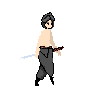
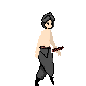
Before/after of a 86 x 86 layered artwork. What changed in the layer stack:
painted on "pé da frente" over [19, 46, 53, 60]
painted on "calças" over [19, 46, 53, 60]
painted on "pé de trás" over [19, 46, 53, 60]
